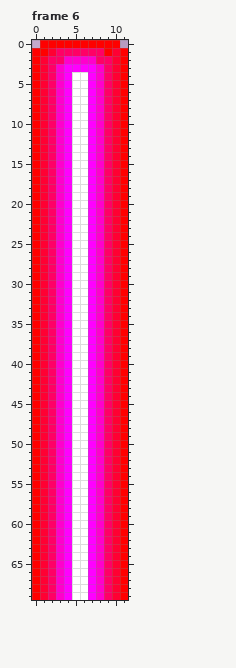
File history of a pixel-art file, Imagen/Sprites/Asprites/Light Saber.aseprite. The picture above was drawn from the file before the commit.
12x70 pixels, 20 frames. Shown: frame 6. The commit also changed other frames, which this record leaves out.
Now the later version:
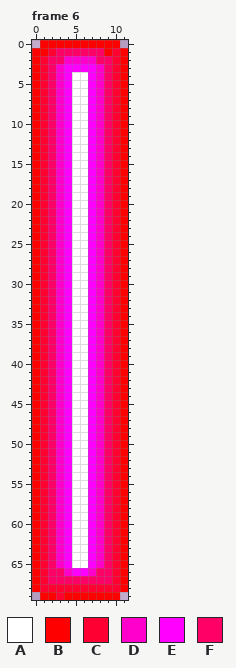
Palette (. is transparent): A #ffffff  B #ff0000  C #ff0033  D #ff00cc  E #ff00ff  F #ff0066
Difference:
--- frame 6
@@ x 0..11 @@
 65 BCFDEAAEDFCB
-66 BCFDEAAEDFCB
-67 BCFDEAAEDFCB
-68 BCFDEAAEDFCB
-69 BCFDEAAEDFCB
+66 BCFFDEEDFFCB
+67 BCFFFFFFFFCB
+68 BCCCCCCCCCCB
+69 .BBCBBBBBBB.
